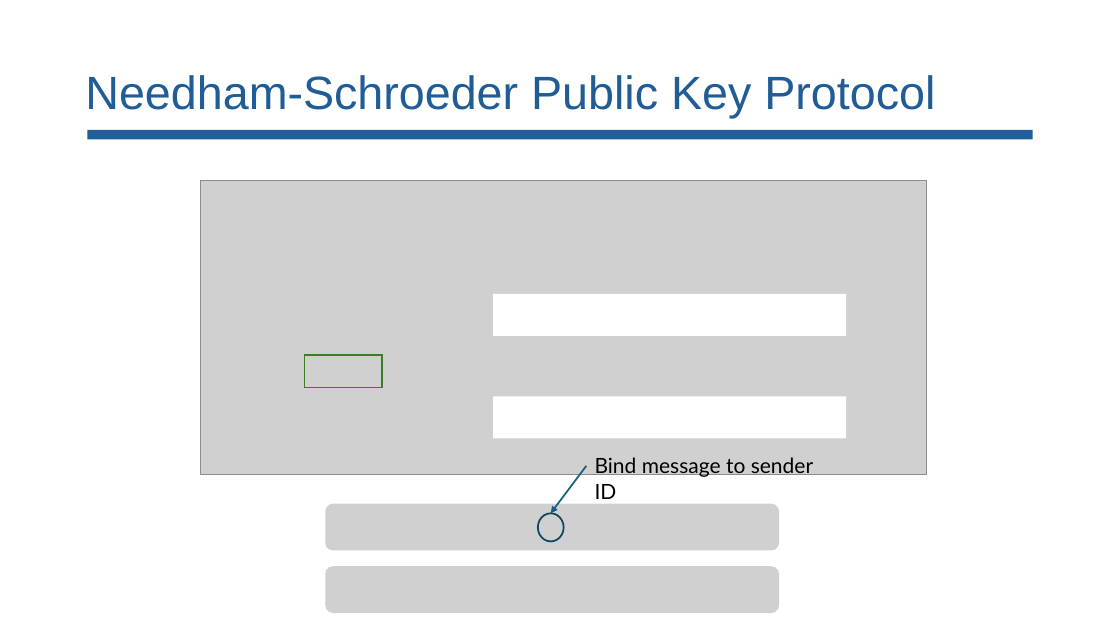
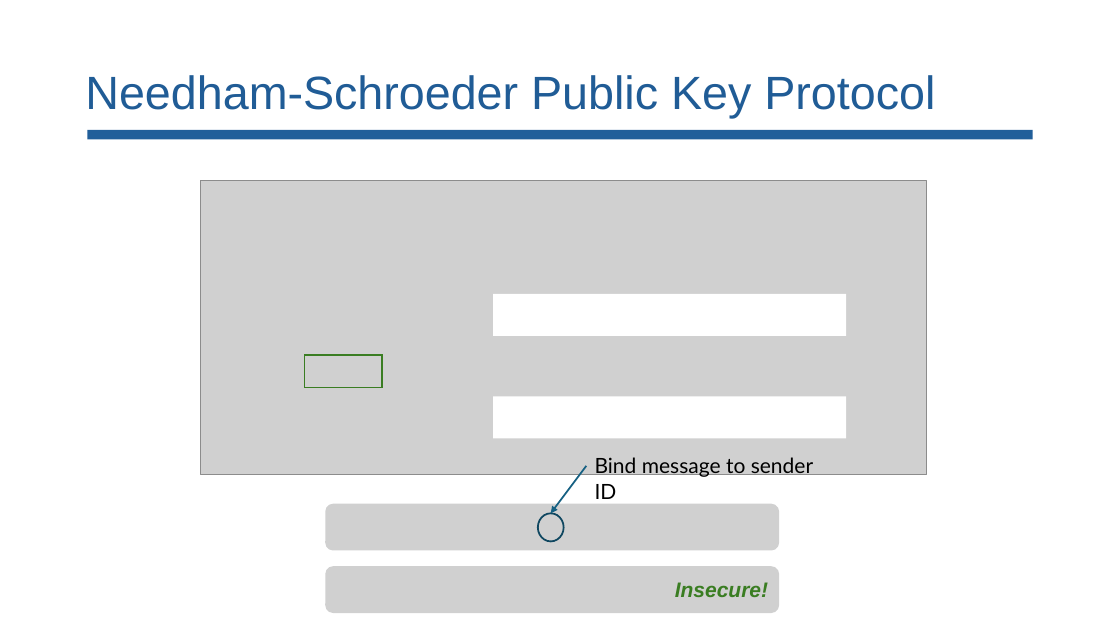
Before and after one commit to lorchrob/comp_slides, a slide deck: slide 74 of comp.pptx (slide 73 before the commit). Drawn at 1120x630 pixels with LibreOffice and Linux fonts; fonts in the diff are those of the drawing; grey boxes stand for pictures. Boxes give left, top, right and bottom in pixels: in the first picture for what was removed or moved away, otherwise in the second. Text is boxed around its words. In the diff, an @@ line names an element or a change of style, - is before the commit and + after.

```diff
--- a/comp.pptx
+++ b/comp.pptx
@@ text added at <box>675,582,768,597</box>, 18 pt, text #3B7D23, bold, italic @@
+Insecure!
```
Also in this commit, not shown: 12 other slides changed, 2 slides added.
